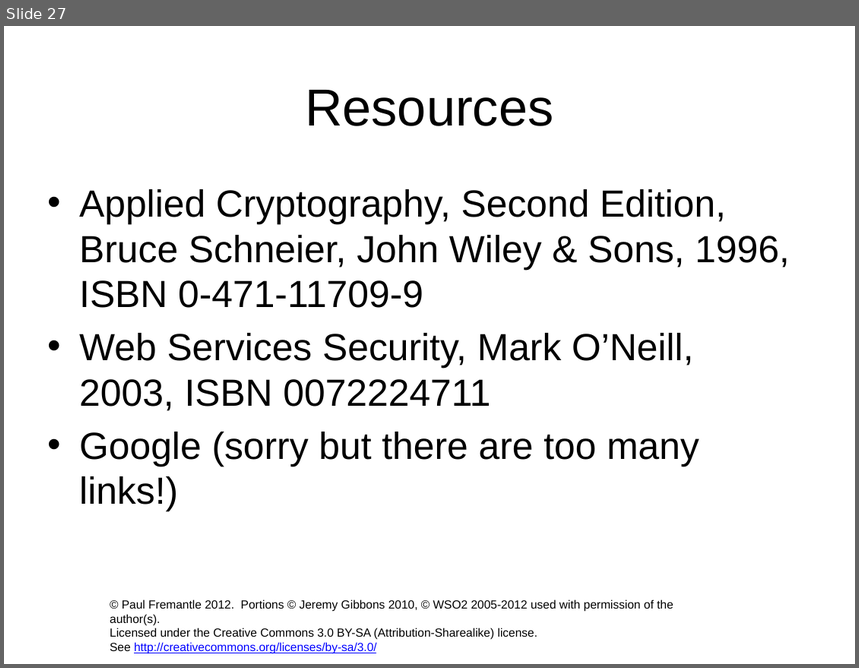
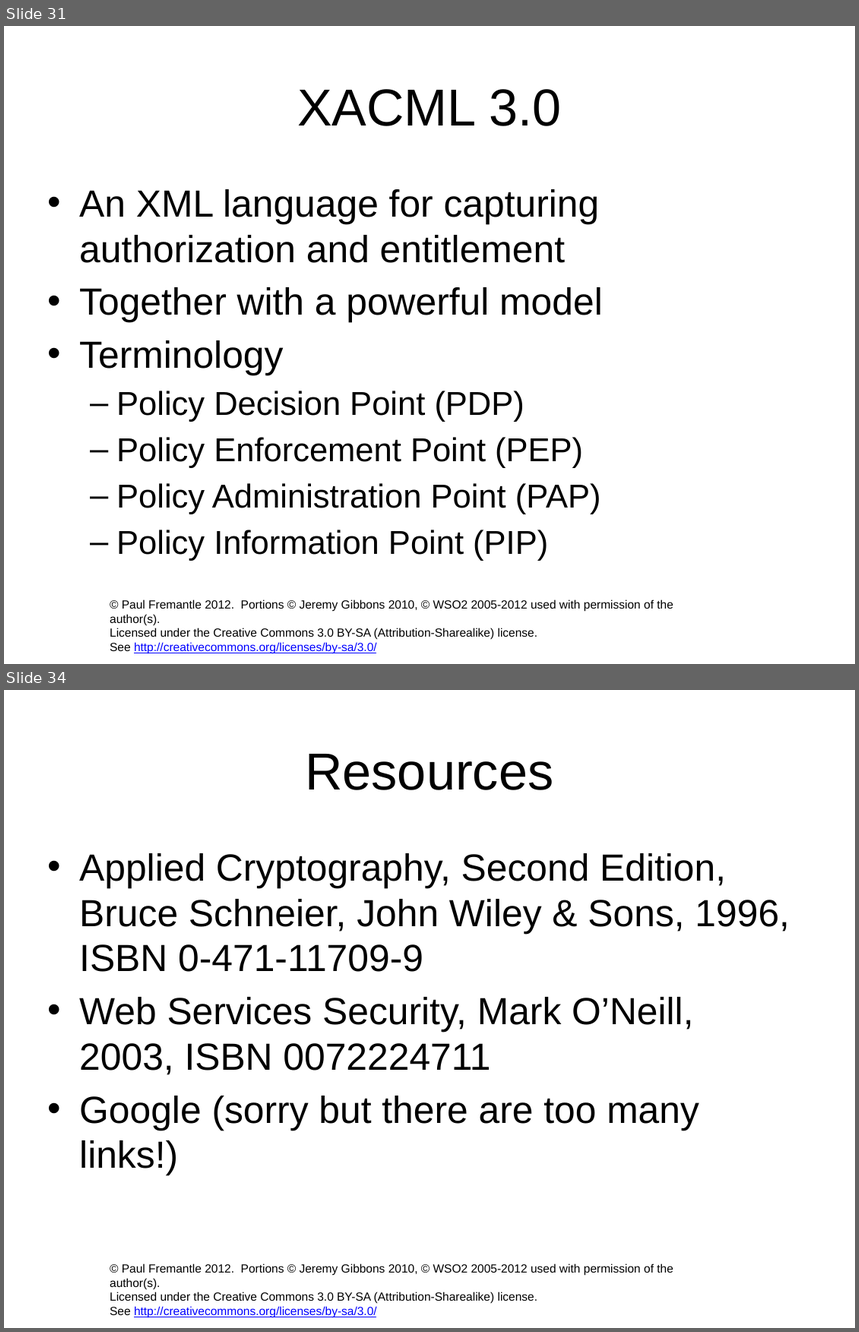
Before and after one commit to pzfreo/ox-soa-old, a slide deck: presentations/09-Security.pptx. Shown one above the other, each under a label of ours: slide 27 before the commit, slides 31 and 34 after it; the slides between them are not shown. The pictures are 859x668 and 859x1332 pixels, drawn with LibreOffice and Linux fonts; fonts in the diff are those of the drawing; background and template pictures are left out. Boxes give left, top, right and bottom in pixels: in the first picture for what was removed or moved away, otherwise in the second. Text is boxed around its words. In the diff, an @@ line names an element or a change of style, - is before the commit and + after.

```diff
--- a/presentations/09-Security.pptx
+++ b/presentations/09-Security.pptx
@@ slide 31 added at <box>4,26,855,664</box>, background #FFFFFF; not listed: 1 template element that a slide beside it also shows @@
@@ title added at <box>297,89,561,126</box>, 44 pt, text #000000 @@
+XACML 3.0
@@ text added at <box>79,189,603,561</box>, 28 pt, text #000000 @@
+• An XML language for capturing authorization and entitlement
+• Together with a powerful model
+• Terminology
+  – Policy Decision Point (PDP)
+  – Policy Enforcement Point (PEP)
+  – Policy Administration Point (PAP)
+  – Policy Information Point (PIP)
@@ what was slide 27 is now slide 34 @@
```
Also in this commit, not shown: 1 slide changed, 6 other slides added, 2 other files.
